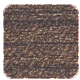
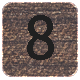
Two versions of the same layered image (80 × 80). Layer-by-layer changes:
removed layer "dn" over [3, 4, 79, 79]
added group "Layer Group" with 2 layers over [2, 2, 78, 77]
added layer "8" in group "Layer Group" over [27, 15, 54, 60]
renamed "up" to "btn", showed it, moved it into group "Layer Group" over [2, 2, 78, 77]
